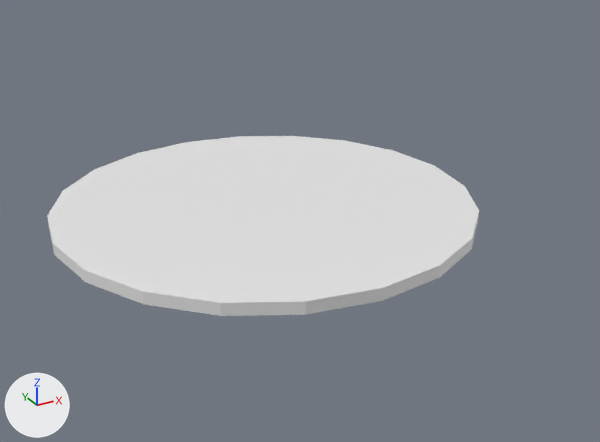
One commit to the OBJ model models/areas/gulp/flesh_0_-3.obj: the scene before it, then after it.
Both versions are drawn from a 50 mm lens placed at (-14.6, 18.4, 13.5), pointed at (-0.4, 44.2, 0.6). The axes (+X, +Y, +Z) are drawn at lower left. The lights are the same throughout. The picture after the commit comes second. Where no turn or scale is listed for an object, it has been applied to the vertices. Vertices at exactly the same position are counted once.

Names of what the first picture shows: 'flesh_0_-3'.
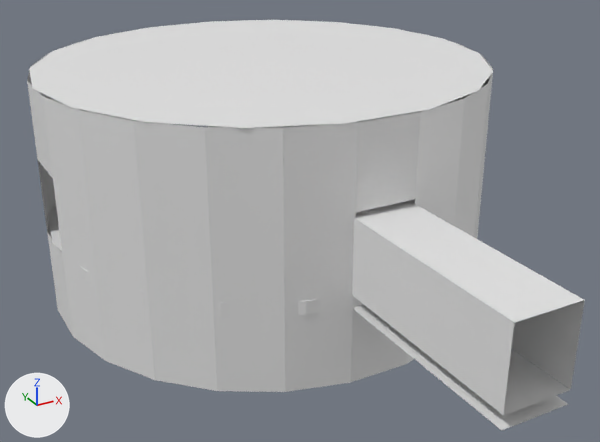
The change in detail:
me_flesh_0__3 is used by ob_flesh_0__3; location (0.0, 0.0, 0.0).
me_flesh_0__3 had 61 vertices, 92 faces and spanned x -9.0..9.0, y 39.0..57.0, z -0.5..0.0.
me_flesh_0__3 now has 327 vertices, 272 faces and spans x -9.0..9.0, y 31.6..57.0, z -3.5..6.0.
Part 1, on me_flesh_0__3:
168 vertices are added at x -9.0..9.0, y 31.6..56.9, z -3.5..6.0.
66 new vertices lie (0.0, 0.0, 9.5) away from vertices in x -8.9..8.9, y 39.1..56.9, z -3.5.
6 new vertices lie (0.0, 0.0, 3.5) away from vertices in x -8.9..1.2, y 39.1..56.9, z -3.5.
6 new vertices lie (0.0, 0.0, -3.0) away from vertices in x -8.9..1.2, y 39.1..56.9, z 6.0.
20 new vertices lie (2.4, 0.0, 0.0) away from vertices in x -1.2, y 31.6..56.9, z -3.5..6.0.
180 new faces join them.

Changed parts and their boxes (x1, y1, x2, y2) in the pictures (600 x 442 px):
'flesh_0_-3', reshaped (29% wider, 127% taller): before (47, 136, 479, 316); after (27, 20, 585, 430)
part 1 of me_flesh_0__3, added: after (27, 20, 585, 430)
